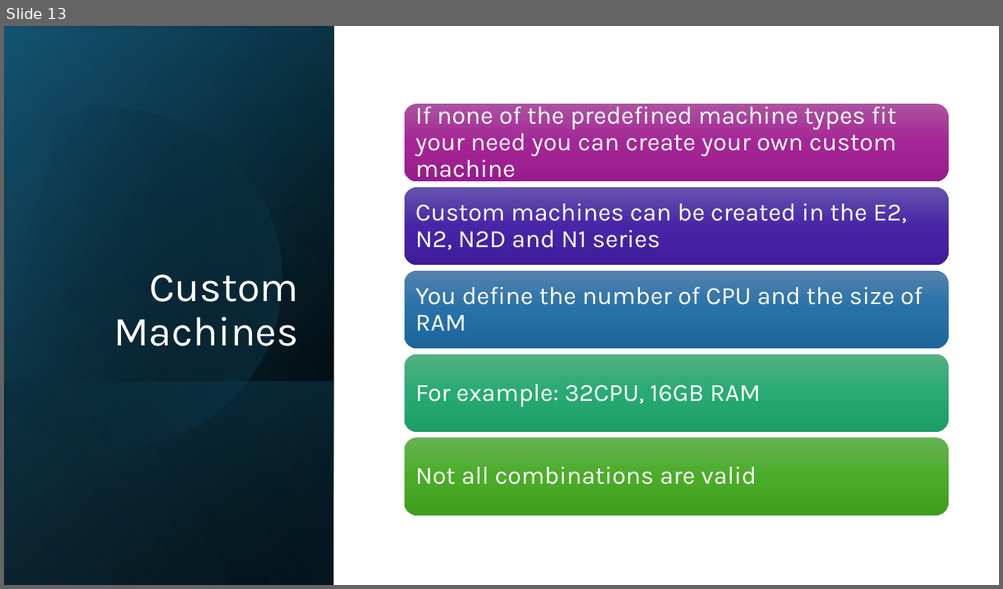
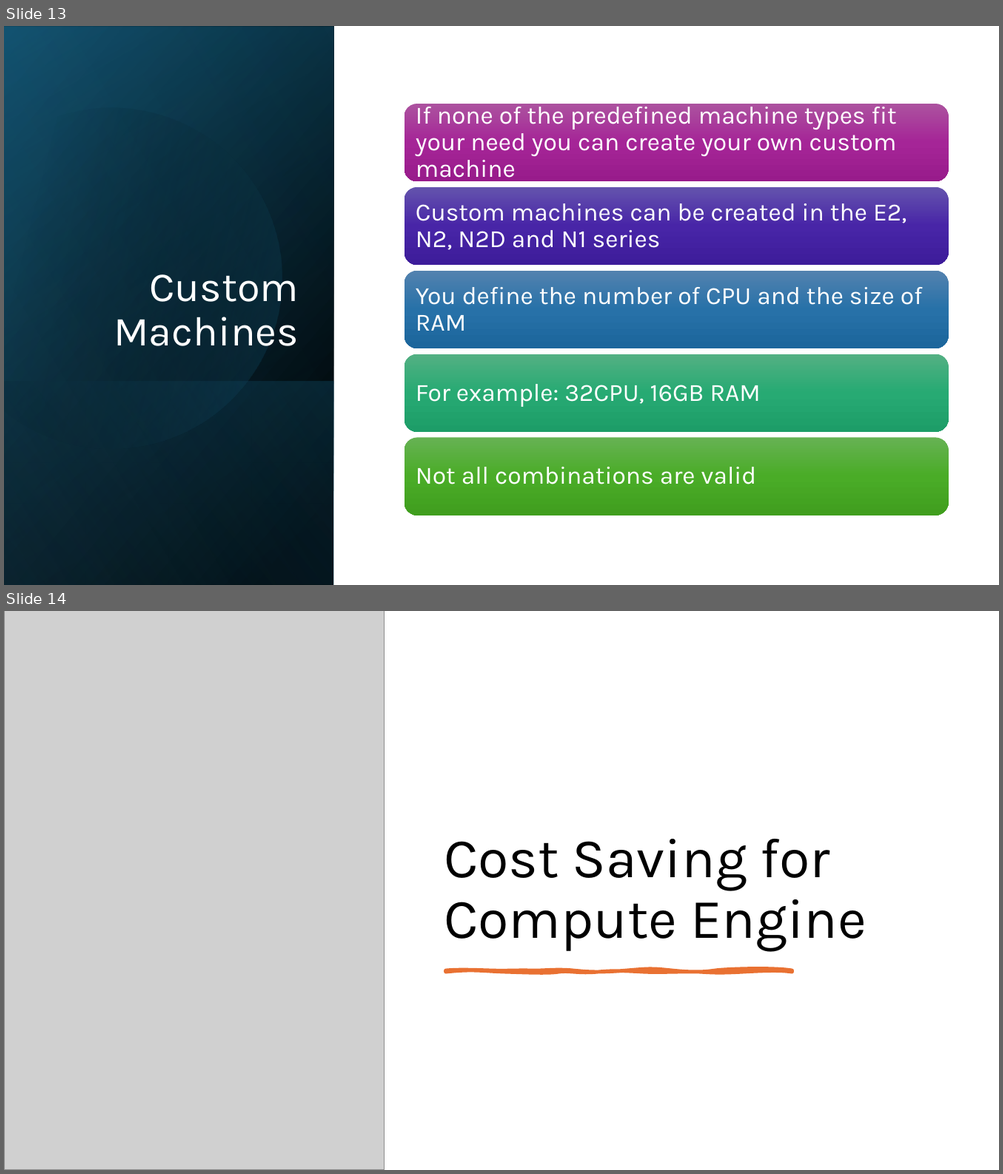
Before and after one commit to lkdrall/GCP-Professional, a slide deck: Module-2 - Project, Compute.pptx. Shown one above the other, each under a label of ours: slide 13 before the commit, slides 13 and 14 after it. The pictures are 1003x589 and 1003x1174 pixels, drawn with LibreOffice and Linux fonts; fonts in the diff are those of the drawing; grey boxes stand for pictures. Boxes give left, top, right and bottom in pixels: in the first picture for what was removed or moved away, otherwise in the second. Text is boxed around its words. In the diff, an @@ line names an element or a change of style, - is before the commit and + after.

```diff
--- a/Module-2 - Project, Compute.pptx
+++ b/Module-2 - Project, Compute.pptx
@@ slide 14 added at bbox=[4, 611, 999, 1170], background #FFFFFF @@
@@ picture added at bbox=[4, 611, 384, 1170] @@
@@ title added at bbox=[444, 839, 866, 951], 54 pt, text #000000 @@
+Cost Saving for Compute Engine
@@ freeform shape added at bbox=[446, 971, 792, 972], fill #E97132, outline #E97132 3.5 pt @@
```
Also in this commit, not shown: 1 slide changed, 9 other slides added, 1 slide removed.
